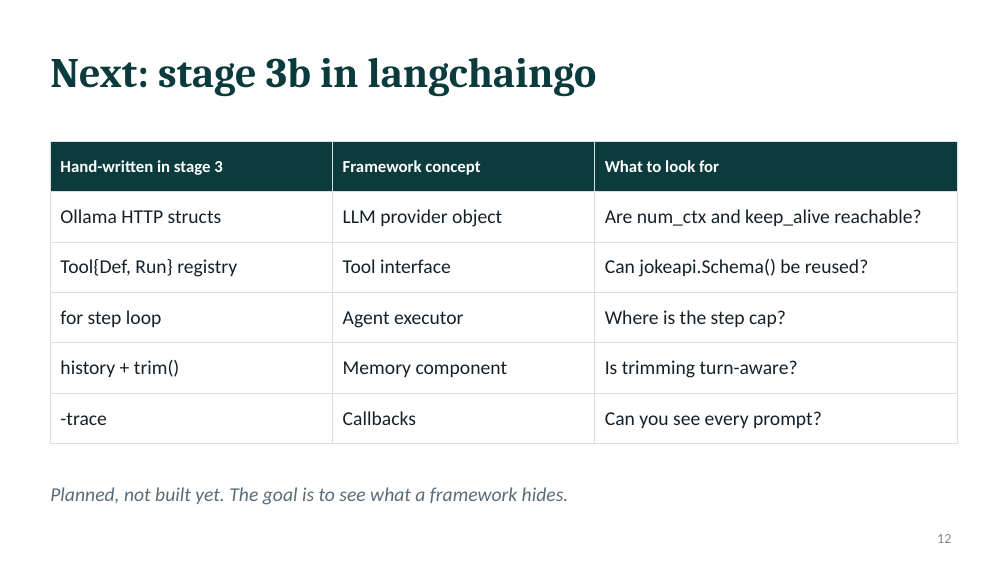
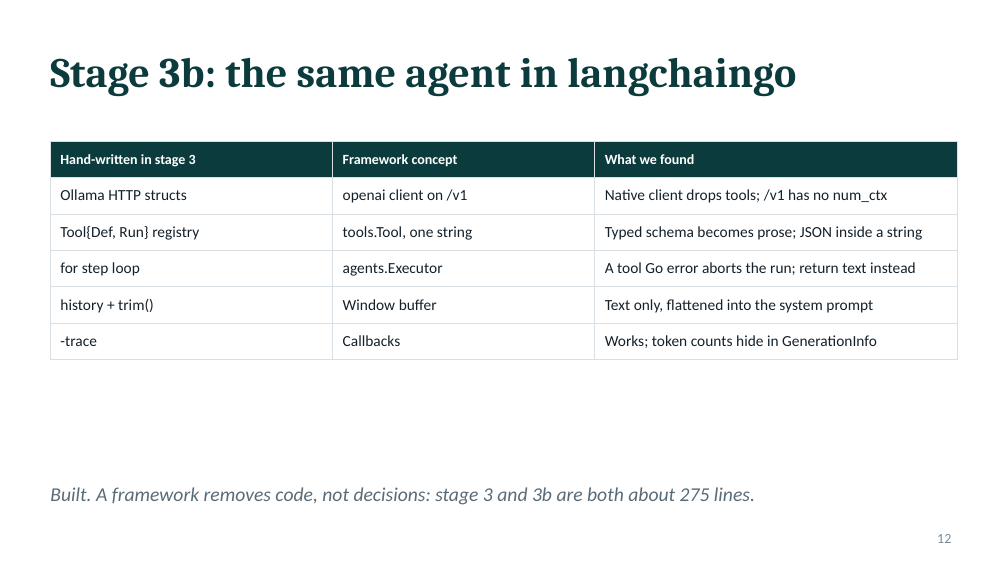
Before and after one commit to AriT93/agent-lab, a slide deck: slide 12 of docs/agent-lab-guide.pptx. Drawn at 1008x567 pixels with LibreOffice and Linux fonts; fonts in the diff are those of the drawing. Boxes give left, top, right and bottom in pixels: in the first picture for what was removed or moved away, otherwise in the second. Text is boxed around its words. In the diff, an @@ line names an element or a change of style, - is before the commit and + after.

```diff
--- a/docs/agent-lab-guide.pptx
+++ b/docs/agent-lab-guide.pptx
@@ title at bbox=[50, 58, 796, 97]: text changed @@
-Next: stage 3b in langchaingo
+Stage 3b: the same agent in langchaingo
@@ table at bbox=[50, 141, 958, 360] @@
-row 1, column 3: What to look for
+row 1, column 3: What we found
-row 2, column 2: LLM provider object
+row 2, column 2: openai client on /v1
-row 2, column 3: Are num_ctx and keep_alive reachable?
+row 2, column 3: Native client drops tools; /v1 has no num_ctx
-row 3, column 2: Tool interface
+row 3, column 2: tools.Tool, one string
-row 3, column 3: Can jokeapi.Schema() be reused?
+row 3, column 3: Typed schema becomes prose; JSON inside a string
-row 4, column 2: Agent executor
+row 4, column 2: agents.Executor
-row 4, column 3: Where is the step cap?
+row 4, column 3: A tool Go error aborts the run; return text instead
-row 5, column 2: Memory component
+row 5, column 2: Window buffer
-row 5, column 3: Is trimming turn-aware?
+row 5, column 3: Text only, flattened into the system prompt
-row 6, column 3: Can you see every prompt?
+row 6, column 3: Works; token counts hide in GenerationInfo
@@ size 12 to 10 pt in "Hand-written in stage 3", "Framework concept" @@
@@ size 14 to 11 pt in "Ollama HTTP structs", "Tool{Def, Run} registry", "for step loop", "history + trim()" and 2 more places @@
@@ text at bbox=[50, 487, 755, 505]: text changed @@
-Planned, not built yet. The goal is to see what a framework hides.
+Built. A framework removes code, not decisions: stage 3 and 3b are both about 275 lines.
```
Also in this commit, not shown: 4 other slides changed, 2 slides added, 28 other files.
